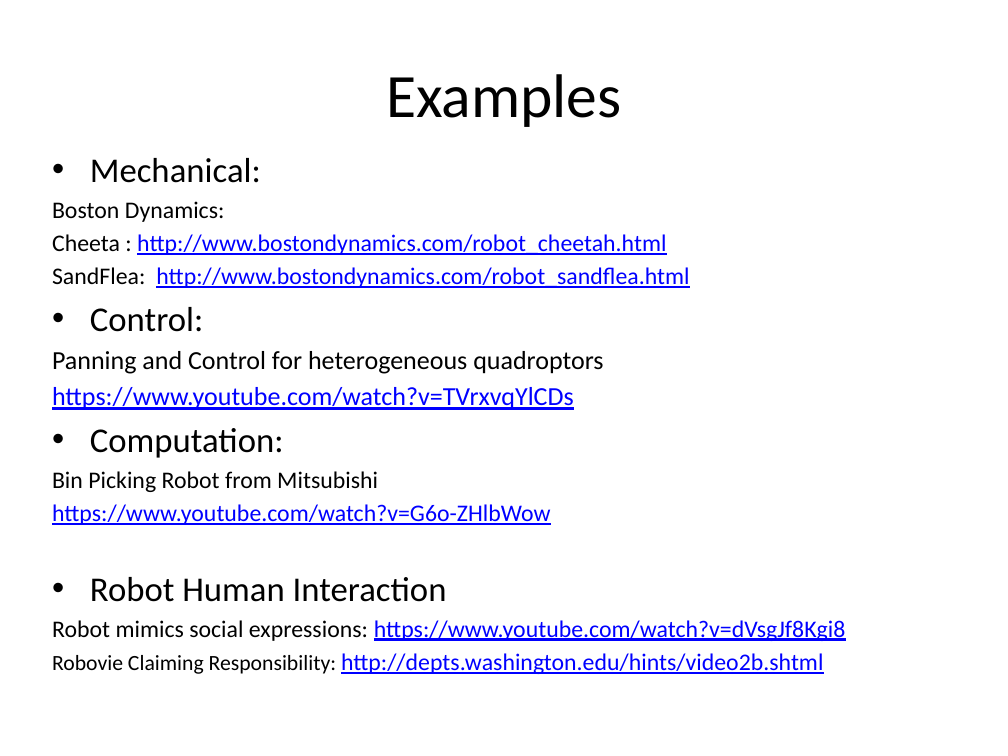
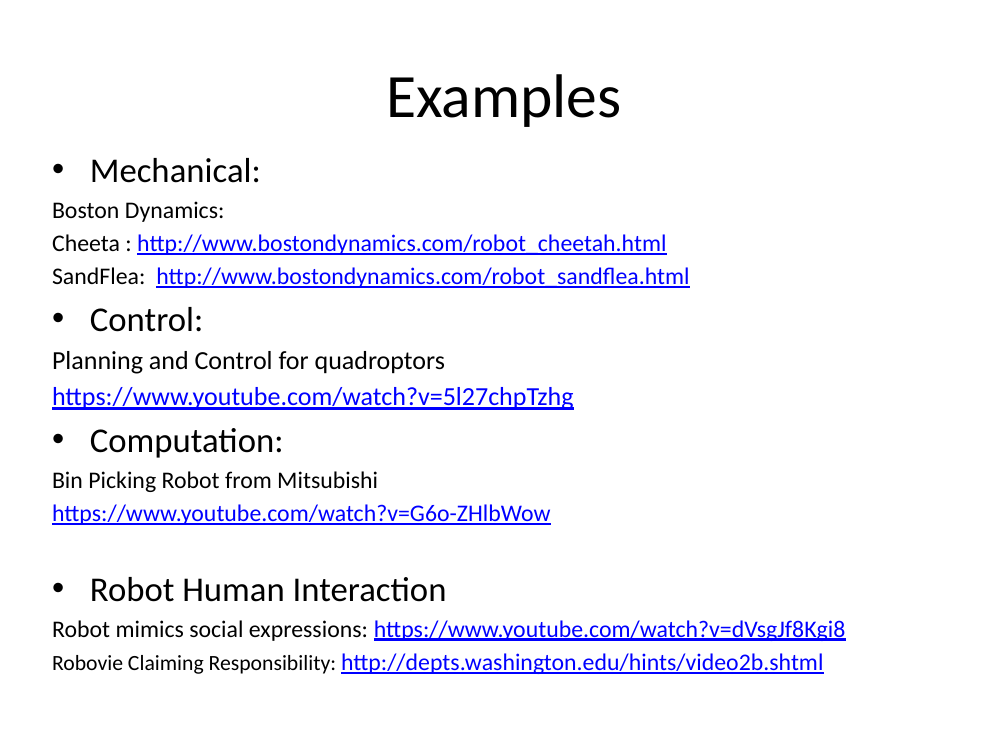
Before and after one commit to amitrokh/CMSC498F, a slide deck: slide 8 of lectures/week_1/Intro.pptx. Drawn at 1008x756 pixels with LibreOffice and Linux fonts; fonts in the diff are those of the drawing. Boxes give left, top, right and bottom in pixels: in the first picture for what was removed or moved away, otherwise in the second. Text is boxed around its words. In the diff, an @@ line names an element or a change of style, - is before the commit and + after.

```diff
--- a/lectures/week_1/Intro.pptx
+++ b/lectures/week_1/Intro.pptx
@@ text at [52,351,574,410]: text changed; text colour #000000 to #0000FF @@
-Panning and Control for heterogeneous quadroptors
-https://www.youtube.com/watch?v=TVrxvqYlCDs
+Planning and Control for quadroptors
+https://www.youtube.com/watch?v=5l27chpTzhg
```
Also in this commit, not shown: 12 other slides changed.
